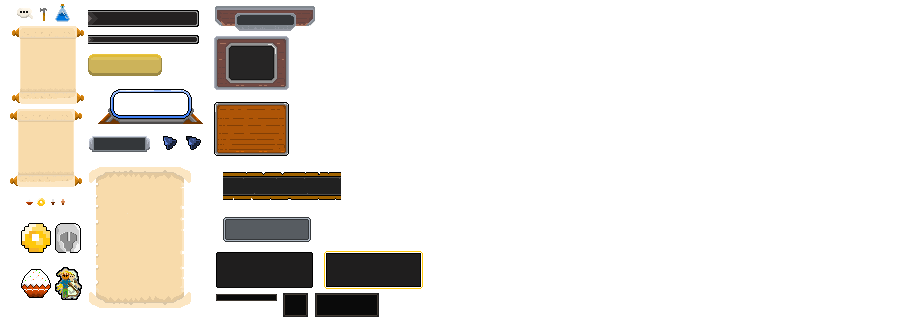
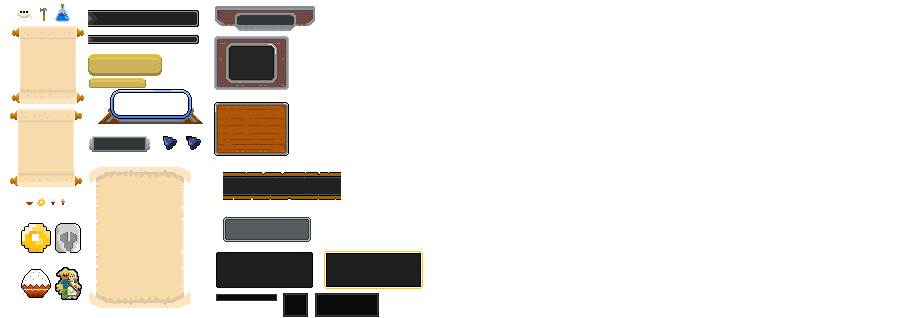
Revision of a layered 900 × 318 image; what changed, layer by layer:
added layer "Fill Button" above "Fill" over [89, 78, 146, 88]
